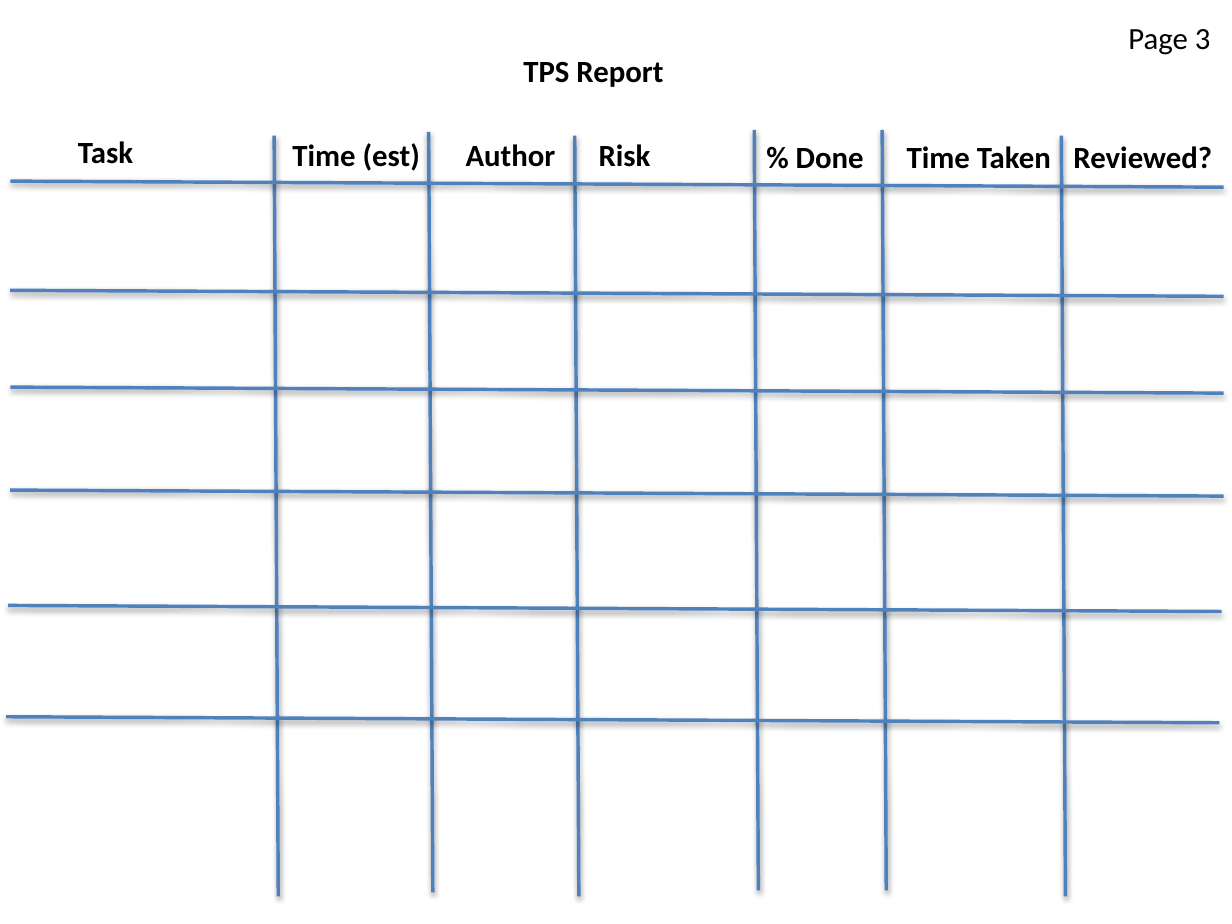
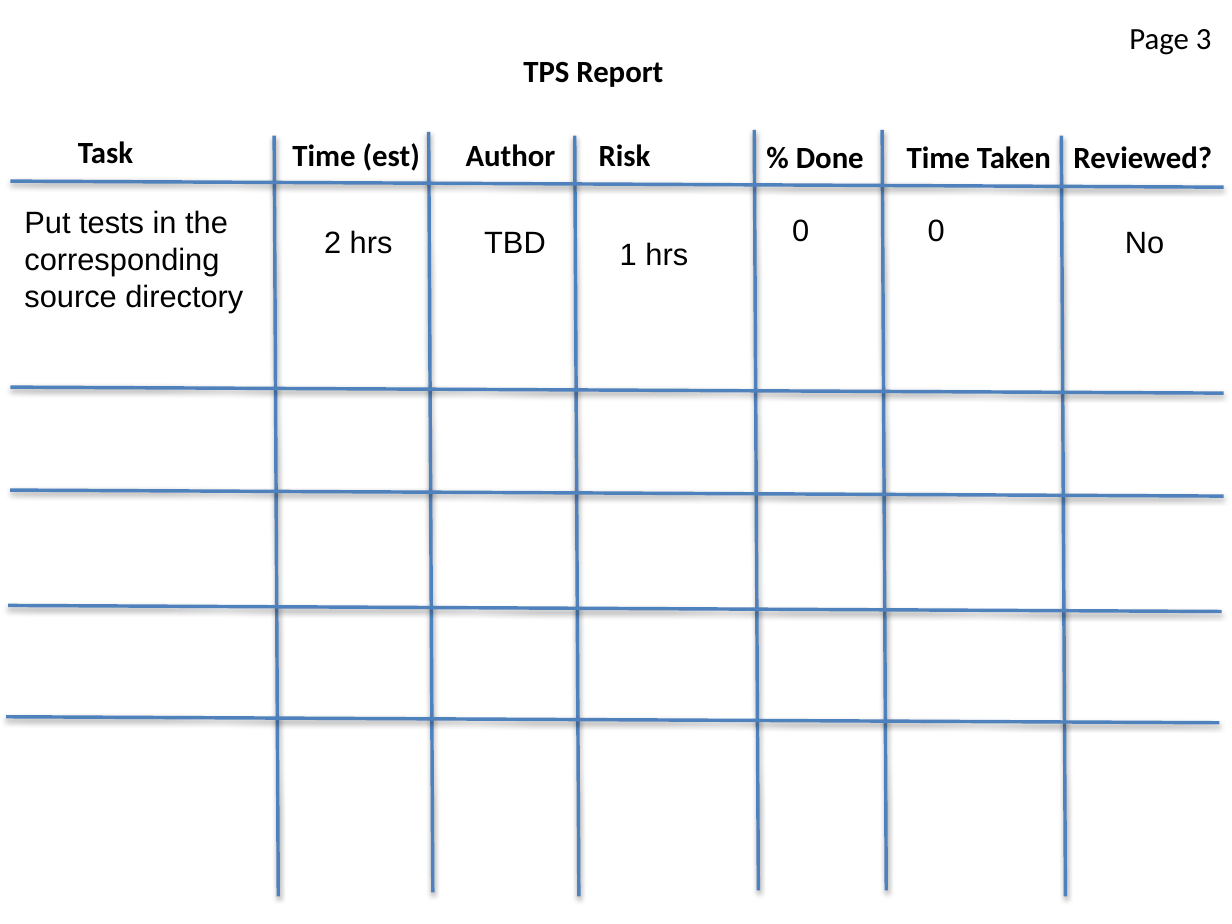
Before and after one commit to strangeprogrammer/CS4900QuadraticSolve, a slide deck: slide 4 of Tps_Stories.pptx. Drawn at 1232x924 pixels with LibreOffice and Linux fonts; fonts in the diff are those of the drawing. Boxes give left, top, right and bottom in pixels: in the first picture for what was removed or moved away, otherwise in the second. Text is boxed around its words. In the diff, an @@ line names an element or a change of style, - is before the commit and + after.

```diff
--- a/Tps_Stories.pptx
+++ b/Tps_Stories.pptx
@@ text added at bbox=[24, 210, 243, 313], 18 pt, text #000000 @@
+Put tests in the corresponding source directory
@@ text added at bbox=[324, 230, 393, 254], 18 pt, text #000000 @@
+2 hrs
@@ text added at bbox=[484, 231, 546, 253], 18 pt, text #000000 @@
+TBD
@@ text added at bbox=[792, 219, 809, 242], 18 pt, text #000000 @@
+0
@@ text added at bbox=[928, 219, 945, 242], 18 pt, text #000000 @@
+0
@@ text added at bbox=[1125, 231, 1164, 254], 18 pt, text #000000 @@
+No
@@ text added at bbox=[620, 242, 688, 266], 18 pt, text #000000 @@
+1 hrs
@@ line removed from (10, 291) to (1223, 297) @@
```
Also in this commit, not shown: 2 other slides changed, 1 slide removed, 1 other file.
